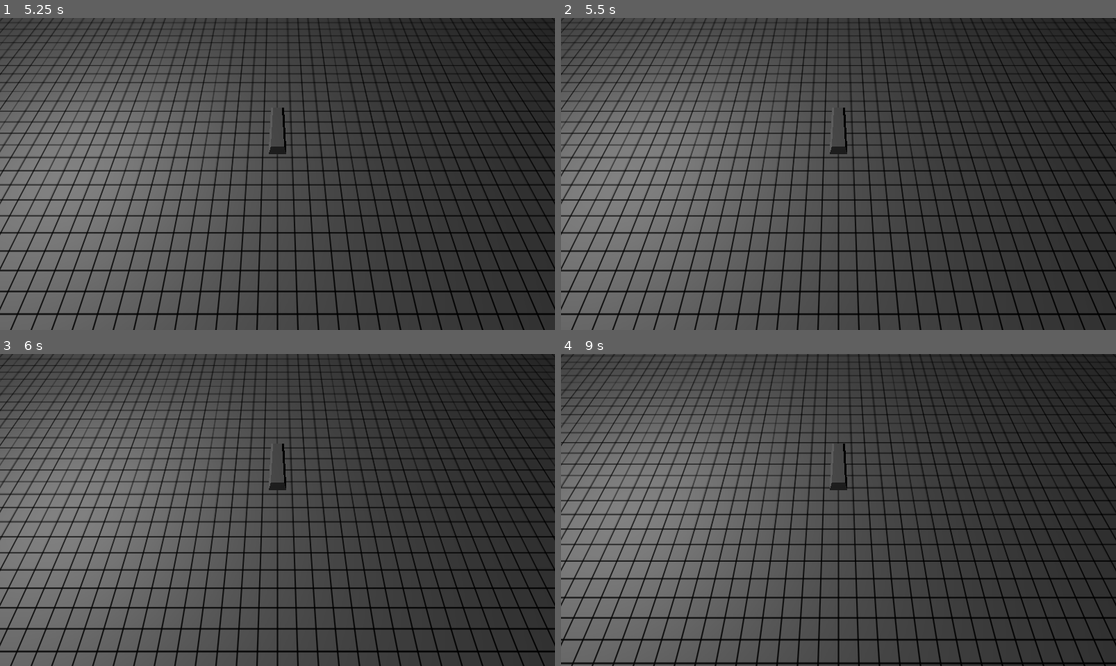
Above: before the commit, frames 1-4 (two rows, left to right).
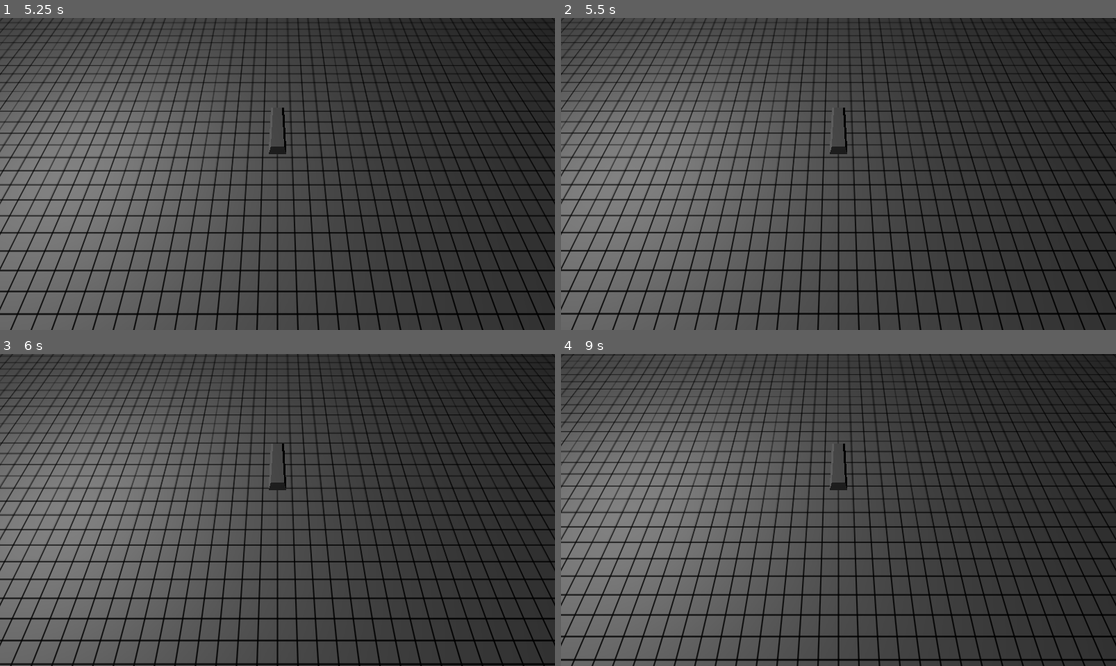
Above: after the commit, the same moments.

Repository: CodingCat2011/Traintrack
Game: Godot game, scene res://Scenes/node_3d.tscn
Two runs of this game, one before a commit and one after it. Both use one fixed random seed, a clock stepped at 60 frames per second and the inputs below.
Inputs:
- Up to frame 1 (5.25 s): tap Enter at 0.5 s; hold Shift (Train_speed_up) 0.53-1.28 s; hold Ctrl (Train_slow_down) 1.28-2.03 s; hold Shift (Train_speed_up) 2.03-3.53 s; hold Ctrl (Train_slow_down) from 3.53 s (still down)
- Up to frame 2 (5.5 s): keep holding Ctrl (Train_slow_down)
- Up to frame 3 (6 s): release Ctrl (Train_slow_down) at 5.78 s; hold Shift (Train_speed_up) from 5.78 s (still down)
- Up to frame 4 (9 s): release Shift (Train_speed_up) at 8.03 s; hold Ctrl (Train_slow_down) from 8.03 s (still down)

Frame 1 is identical in both runs. In frame 2, 1.7% of the frame differs, in the area x 0-68%, y 36-96%; in frame 3, 15%, in the area x 0-100%, y 2-100%; in frame 4, 15%.

Commit message:
Smoothed braking and improved reverse behaviour

Diff:
--- a/traintrack/Scenes/player.gd
+++ b/traintrack/Scenes/player.gd
@@ -6,18 +6,18 @@
 func _physics_process(delta):
 	if Input.is_action_pressed("Train_speed_up") and velocity.z > -speed: #accelerate
 		velocity.z -= acceleration
-	elif Input.is_action_pressed("Train_slow_down"):
-		if velocity.z < speed*0.1: #braking
-			if velocity.z < -0.005:
+	elif Input.is_action_pressed("Train_slow_down"): #braking/ reversing
+		if velocity.z < speed*0.1: #max reversing speed
+			if velocity.z < -0.03: #when over min speed, slow
 				velocity.z = lerp(velocity.z,0.0, 0.05)
-			else:
-				velocity.z = 5
+			elif velocity.z < 5: #when under min speed and slower -5, reverse faster
+				velocity.z += acceleration
 	else:
 		velocity.z = lerp(velocity.z,0.0, 0.001) #slowed to resistance
 
-	if Input.is_action_just_released("Train_slow_down") and velocity.z < 0.05:
+	if Input.is_action_just_released("Train_slow_down") and velocity.z < acceleration:
 		velocity.z = 0
-	elif Input.is_action_just_released("Train_speed_up") and velocity.z > -0.05:
+	elif Input.is_action_just_released("Train_speed_up") and velocity.z > -acceleration*2:
 		velocity.z = 0
 
 	print(velocity.z)
